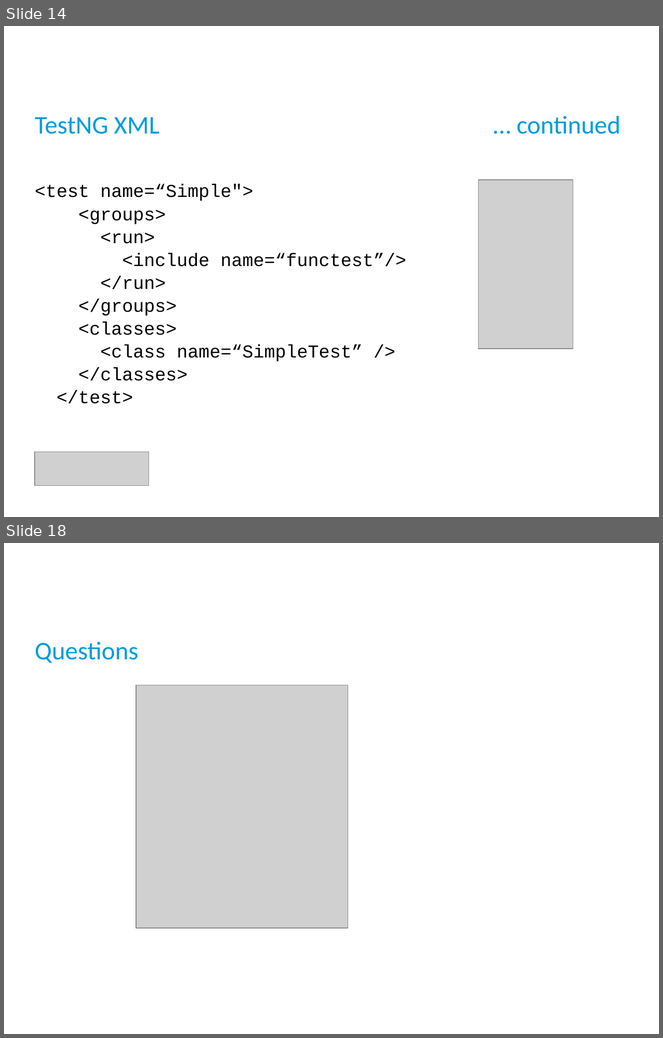
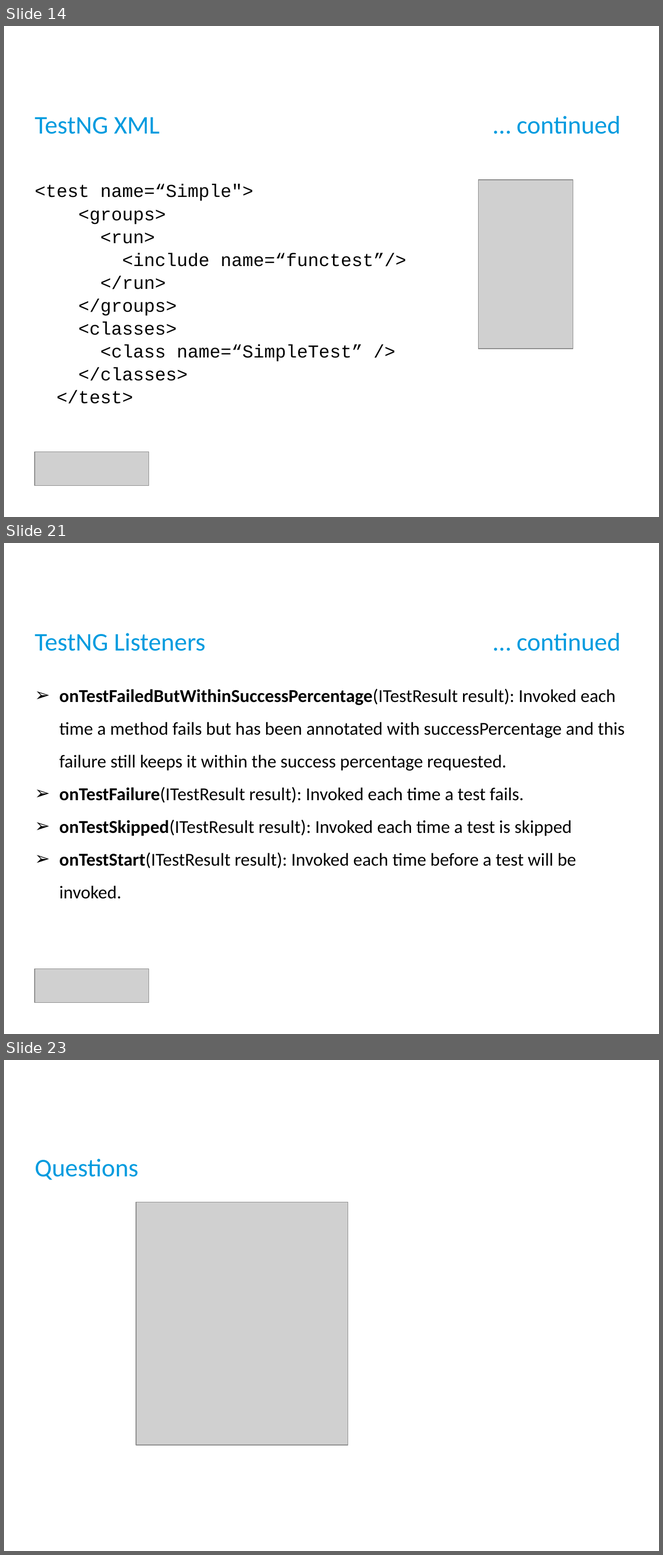
Before and after one commit to abhishekkyd/TestNG-examples, a slide deck: TestNG-Session-PB.pptx. Shown one above the other, each under a label of ours: slides 14 and 18 before the commit, slides 14, 21 and 23 after it; the slides between them are not shown. The pictures are 663x1038 and 663x1555 pixels, drawn with LibreOffice and Linux fonts; fonts in the diff are those of the drawing; grey boxes stand for pictures; background and template pictures are left out. Boxes give left, top, right and bottom in pixels: in the first picture for what was removed or moved away, otherwise in the second. Text is boxed around its words. In the diff, an @@ line names an element or a change of style, - is before the commit and + after.

Commit message:
updated for listeners

```diff
--- a/TestNG-Session-PB.pptx
+++ b/TestNG-Session-PB.pptx
@@ slide 21 added at (4,543,659,1034), background picture (left out) @@
@@ title added at (35,633,621,651), 28 pt, text #009BDF @@
+TestNG Listeners … continued
@@ subtitle added at (59,689,625,899), 20 pt, text #000000 @@
+➢ onTestFailedButWithinSuccessPercentage(ITestResult result): Invoked each time a method fails but has been annotated with successPercentage and this failure still keeps it within the success percentage requested.
+➢ onTestFailure(ITestResult result): Invoked each time a test fails.
+➢ onTestSkipped(ITestResult result): Invoked each time a test is skipped
+➢ onTestStart(ITestResult result): Invoked each time before a test will be invoked.
@@ picture added at (35,969,149,1003) @@
@@ what was slide 18 is now slide 23 @@
```
Also in this commit, not shown: 3 slides changed, 4 other slides added, 31 other files.
